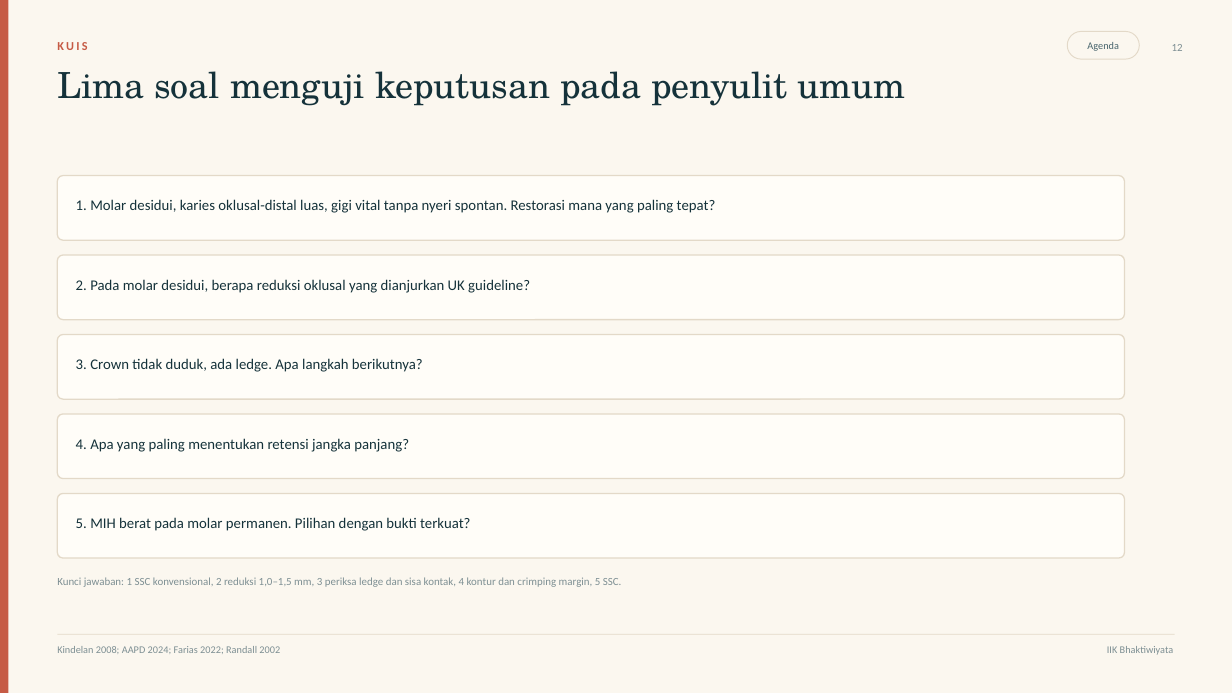
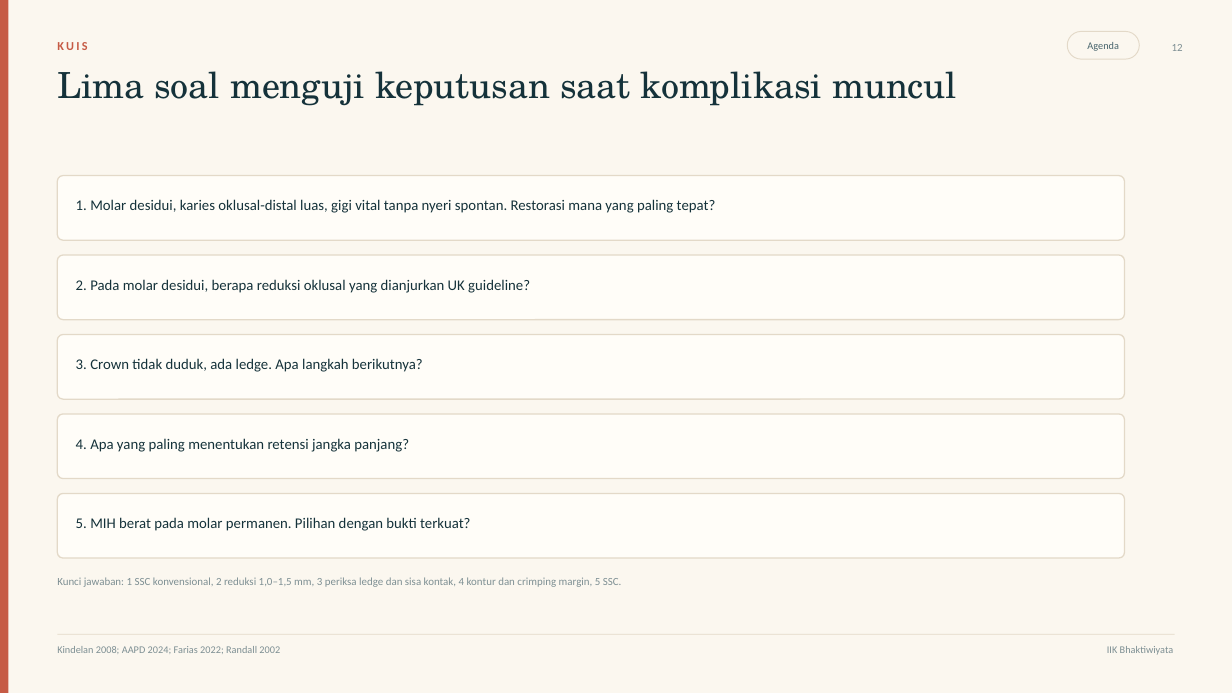
Before and after one commit to maskchanel14-source/agents, a slide deck: slide 12 of deliverables/ssc-pedodonsia/ssc-pedodonsia.pptx. Drawn at 1232x693 pixels with LibreOffice and Linux fonts; fonts in the diff are those of the drawing. Boxes give left, top, right and bottom in pixels: in the first picture for what was removed or moved away, otherwise in the second. Text is boxed around its words. In the diff, an @@ line names an element or a change of style, - is before the commit and + after.

Commit message:
Ganti istilah penyulit menjadi komplikasi di deck, catatan, protokol, dan README

```diff
--- a/deliverables/ssc-pedodonsia/ssc-pedodonsia.pptx
+++ b/deliverables/ssc-pedodonsia/ssc-pedodonsia.pptx
@@ text at (57,71,957,106): text changed @@
-Lima soal menguji keputusan pada penyulit umum
+Lima soal menguji keputusan saat komplikasi muncul
```
Also in this commit, not shown: 3 other slides changed, 8 other files.
